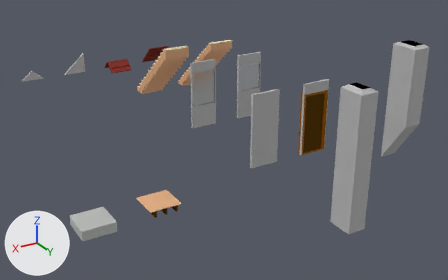
An edit to the Blender file public/models/low_poly_house/low_poly_house_3.blend, drawn before and after from the same camera.
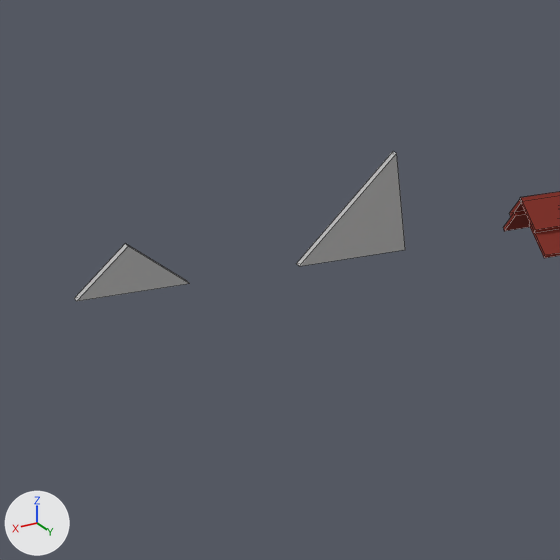
Each version appears first whole from a camera (50 mm lens) standing at (13.07, 13.14, 8.75) and looking at (2.74, -4.07, 0.15), and next in a close-up on the part from 2% to 26% of the width and 8% to 47% of the height. The lights are fixed; the arrows at lower left show +X, +Y and +Z. The close-ups show mesh edges as thin lines.

The older version as bpy lines, for what is in view:
```python
me_cube_017 = bpy.data.meshes.new('Cube.017')
me_cube_017.from_pydata(...)  # 32 vertices, 24 faces; spans x -1.0..0.0, y 0.0..0.857, z -0.575..0.084
me_cube_017.materials.append(mat_roof_tile)  # red #85342b
me_cube_020 = bpy.data.meshes.new('Cube.020')
me_cube_020.from_pydata([(0.0, 0.095, 0.0), (-1.0, 0.095, 0.0), (-1.0, 0.095, 0.913), (0.0, 0.0, 0.0), (-1.0, 0.0, 0.0), (-1.0, 0.0, 0.913)], [], [(1, 2, 5, 4), (1, 4, 3, 0), (5, 3, 4), (2, 1, 0), (5, 2, 0, 3)])
me_cube_020.materials.append(mat_lime_rendering)  # grey #bababa
me_cube_021 = bpy.data.meshes.new('Cube.021')
me_cube_021.from_pydata([(-1.0, 0.095, 0.0), (-0.5, 0.095, 0.425), (0.0, 0.095, 0.0), (-1.0, 0.0, 0.0), (-0.5, 0.0, 0.425), (0.0, 0.0, 0.0)], [], [(4, 3, 5), (1, 4, 5, 2), (1, 2, 0), (3, 4, 1, 0), (2, 5, 3, 0)])
me_cube_021.materials.append(mat_lime_rendering)  # grey #bababa
ob_roof_ridge_1 = bpy.data.objects.new('roof_ridge_1', me_cube_017)
ob_roof_ridge_1.location = (3.0, -15.0, 0.0)
ob_roof_ridge_1.rotation_euler = (0.611, 0.0, 0.0)  # degrees (35, 0, 0)
ob_roof_ridge_1_wall = bpy.data.objects.new('roof_ridge_1_wall', me_cube_021)
ob_roof_ridge_1_wall.location = (7.0, -15.0, 0.0)
ob_roof_slope_wall = bpy.data.objects.new('roof_slope_wall', me_cube_020)
ob_roof_slope_wall.location = (5.0, -15.0, 0.0)
```
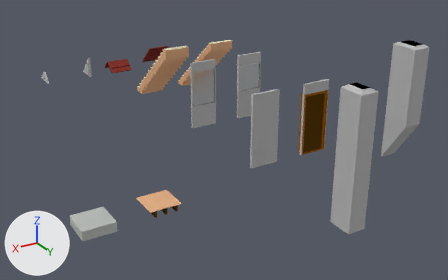
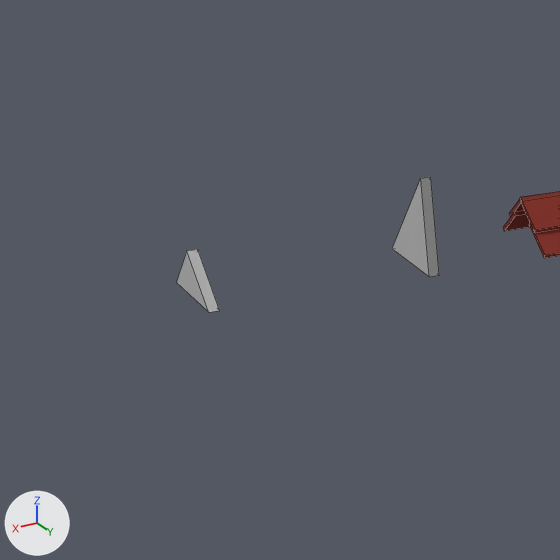
The change, as JSON lines over the scene's bpy script:
```json
{"block": "me_cube_020", "where": "me_cube_020.from_pydata(...)  # 6 vertices, 5 faces; spans x -1.0..0.0, y 0.0..0.095, z 0.0..0.913"}
{"block": "me_cube_020", "where": "# used by ob_roof_slope_wall; location = (5.0, -15.0, 0.0)"}
{"block": "me_cube_020", "change": "me_cube_020 part 1: the whole mesh is turned -90 degrees about the z axis through the mesh origin"}
{"block": "me_cube_021", "where": "me_cube_021.from_pydata(...)  # 6 vertices, 5 faces; spans x -1.0..0.0, y 0.0..0.095, z 0.0..0.425"}
{"block": "me_cube_021", "where": "# used by ob_roof_ridge_1_wall; location = (7.0, -15.0, 0.0)"}
{"block": "me_cube_021", "change": "me_cube_021 part 2: the whole mesh is turned -90 degrees about the z axis through the mesh origin"}
{"op": "set", "path": "ob_roof_slope_wall.location", "old": "(5.0, -15.0, 0.0)", "new": "(4.0, -15.0, 0.0)"}
{"op": "set", "path": "ob_roof_ridge_1_wall.location", "old": "(7.0, -15.0, 0.0)", "new": "(6.0, -15.0, 0.0)"}
```

What differs and where, as boxes (x1, y1, x2, y2) in the close-ups (560 x 560 px):
```json
{"object": "roof_slope_wall", "change": "mesh turned, moved", "before": [296, 151, 405, 266], "after": [392, 177, 439, 277]}
{"object": "roof_ridge_1_wall", "change": "mesh turned, moved", "before": [74, 244, 190, 301], "after": [176, 249, 220, 312]}
```
